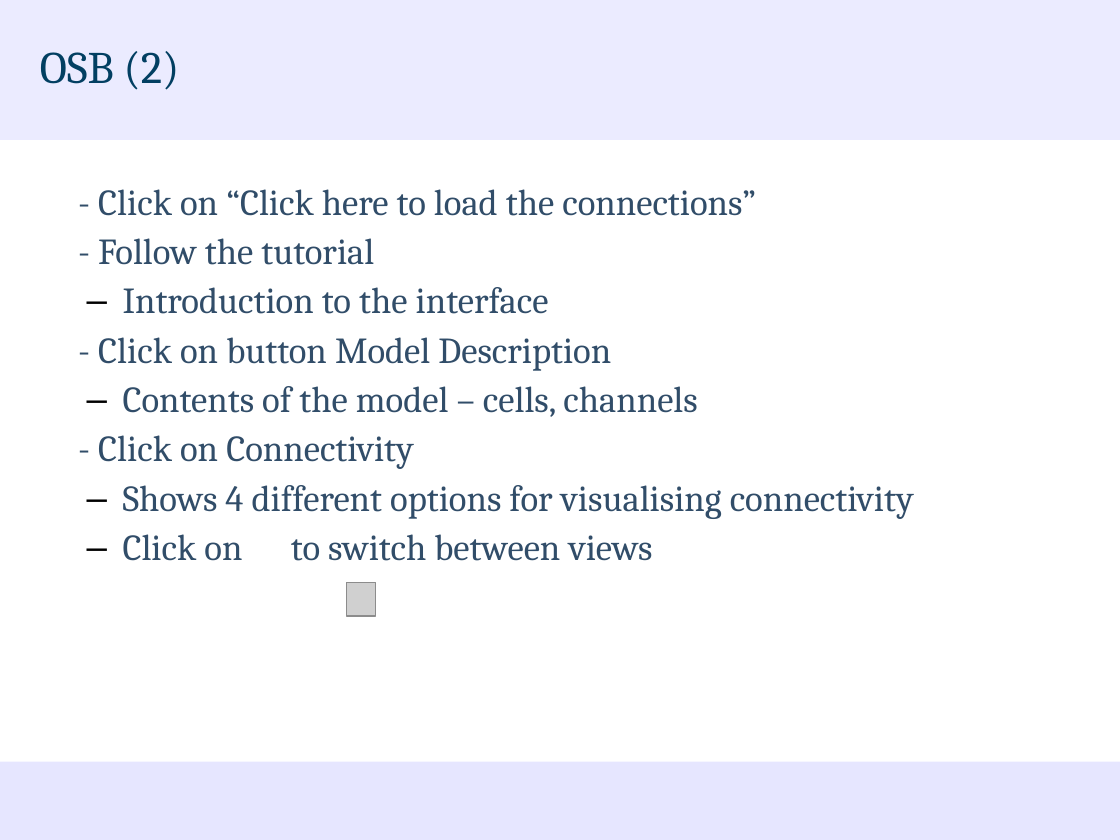
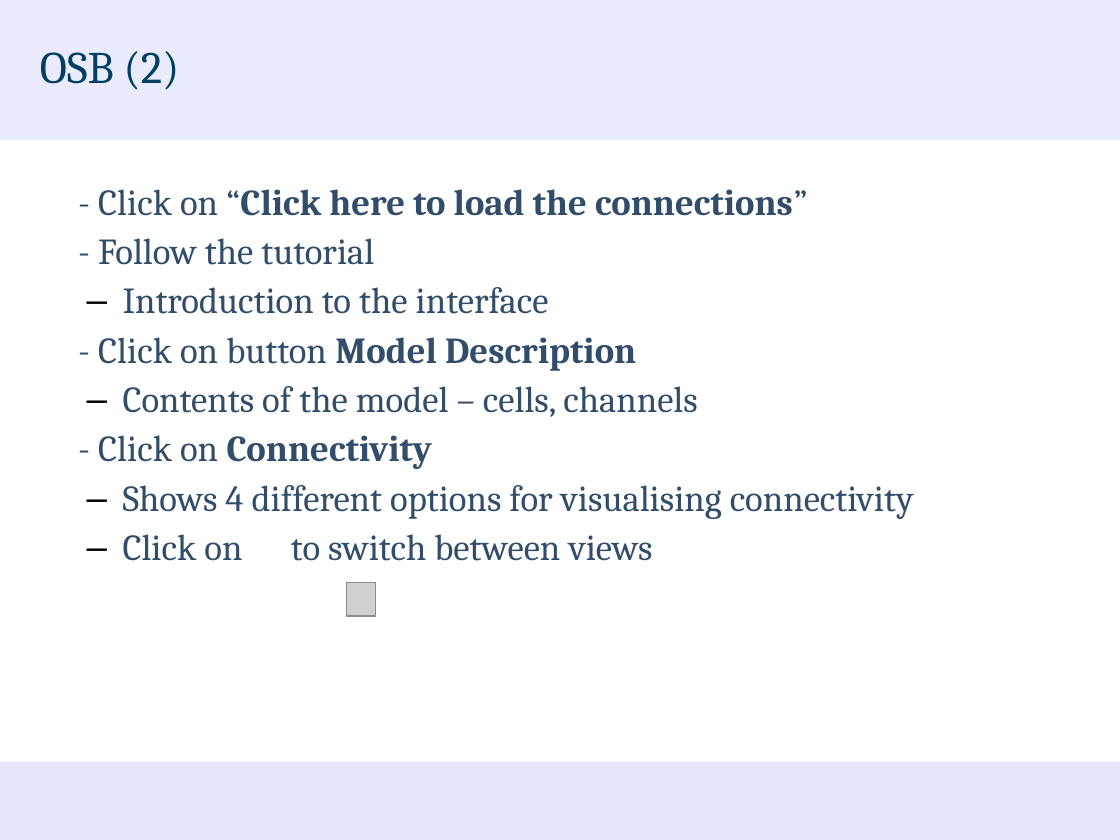
Before and after one commit to NeuroML/Presentations, a slide deck: slide 4 of NeuroML2_LEMS_OSB_HandsOn.odp. Drawn at 1120x840 pixels with LibreOffice and Linux fonts; fonts in the diff are those of the drawing; grey boxes stand for pictures; background and template pictures are left out. Boxes give left, top, right and bottom in pixels: in the first picture for what was removed or moved away, otherwise in the second. Text is boxed around its words. In the diff, an @@ line names an element or a change of style, - is before the commit and + after.

```diff
--- a/NeuroML2_LEMS_OSB_HandsOn.odp
+++ b/NeuroML2_LEMS_OSB_HandsOn.odp
@@ text at [98, 189, 808, 469]: bold on in "“Click here to load the connections”", "Model Description", "Connectivity" @@
```
Also in this commit, not shown: 1 other slide changed, 3 slides added.
